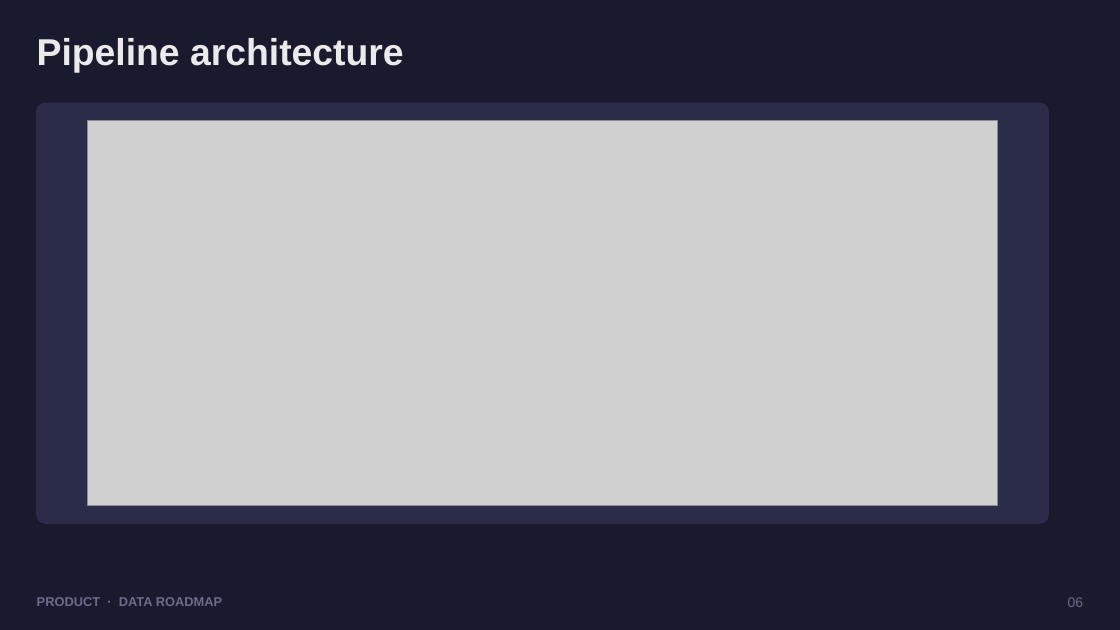
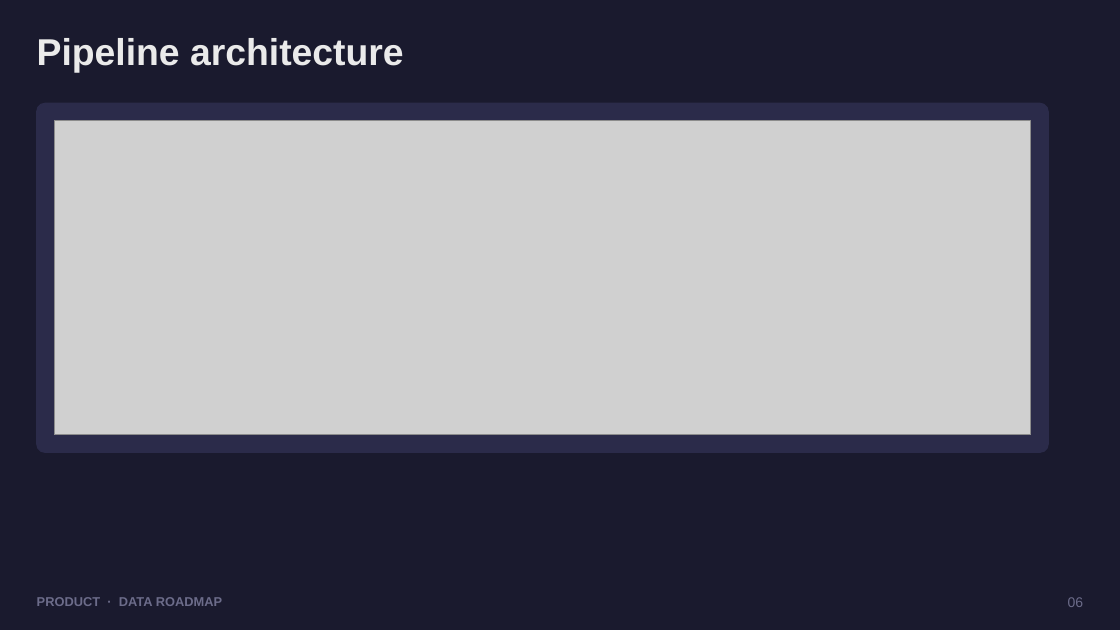
Before and after one commit to dhanesh123in/ppt-gen, a slide deck: slide 6 of examples/demo.pptx. Drawn at 1120x630 pixels with LibreOffice and Linux fonts; fonts in the diff are those of the drawing; grey boxes stand for pictures. Boxes give left, top, right and bottom in pixels: in the first picture for what was removed or moved away, otherwise in the second. Text is boxed around its words. In the diff, an @@ line names an element or a change of style, - is before the commit and + after.

```diff
--- a/examples/demo.pptx
+++ b/examples/demo.pptx
@@ rounded rectangle: place and size @@
-rounded rectangle at <box>37,103,1049,523</box>
+rounded rectangle at <box>37,103,1049,453</box>
@@ rounded rectangle at <box>37,103,1049,453</box>: proportions changed @@
@@ picture: place and size @@
-picture at <box>87,121,997,506</box>
+picture at <box>55,121,1031,435</box>
```
Also in this commit, not shown: 11 other slides changed, 15 slides added, 41 other files.
